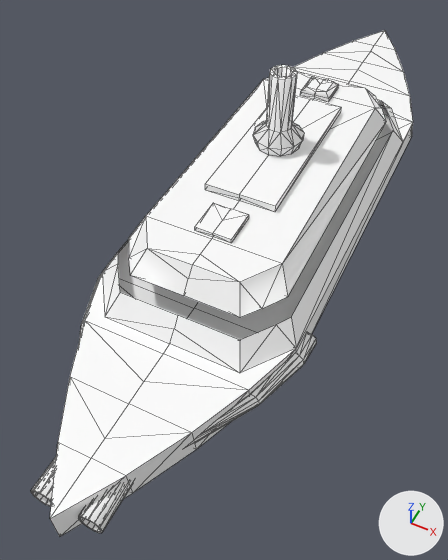
An edit to the FBX model Assets/World objects/Ships_raw/terran - sloop charleston.fbx, drawn before and after from the same camera.
Camera for both pictures: a 50 mm camera at (2.06, -5.56, 4.9) aimed at (-0.1, -1.23, -0.5). Arrows for +X, +Y and +Z are at lower right; the lights stay in place. Mesh edges are drawn as thin lines.

Objects in the first picture: 'CharlestonHull'.
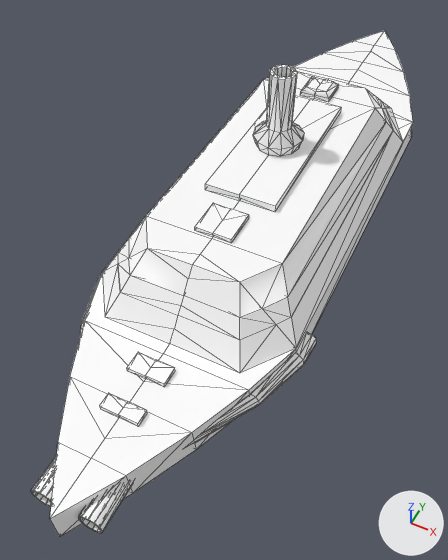
Patch to the scene script:
```diff
--- a/Assets/World objects/Ships_raw/terran - sloop charleston.fbx.py
+++ b/Assets/World objects/Ships_raw/terran - sloop charleston.fbx.py
@@ me_id12_002 @@
+me_id12_002.from_pydata(...)  # 60 vertices, 60 faces; spans x -0.98..0.98, y -3.5..2.03, z 0.0..0.39
+me_id12_002.materials.append(mat_material)  # white #ffffff
@@ ob_charlestonteamcolor @@
+ob_charlestonteamcolor = bpy.data.objects.new('CharlestonTeamColor', me_id12_002)
+ob_charlestonteamcolor.location = (0.0, 0.0, 0.0)
```

Pixel boxes [x1, y1, x2, y2] of what changed, in the pictures (448 x 560 px):
'CharlestonTeamColor', added
    after: [100, 97, 393, 427]
